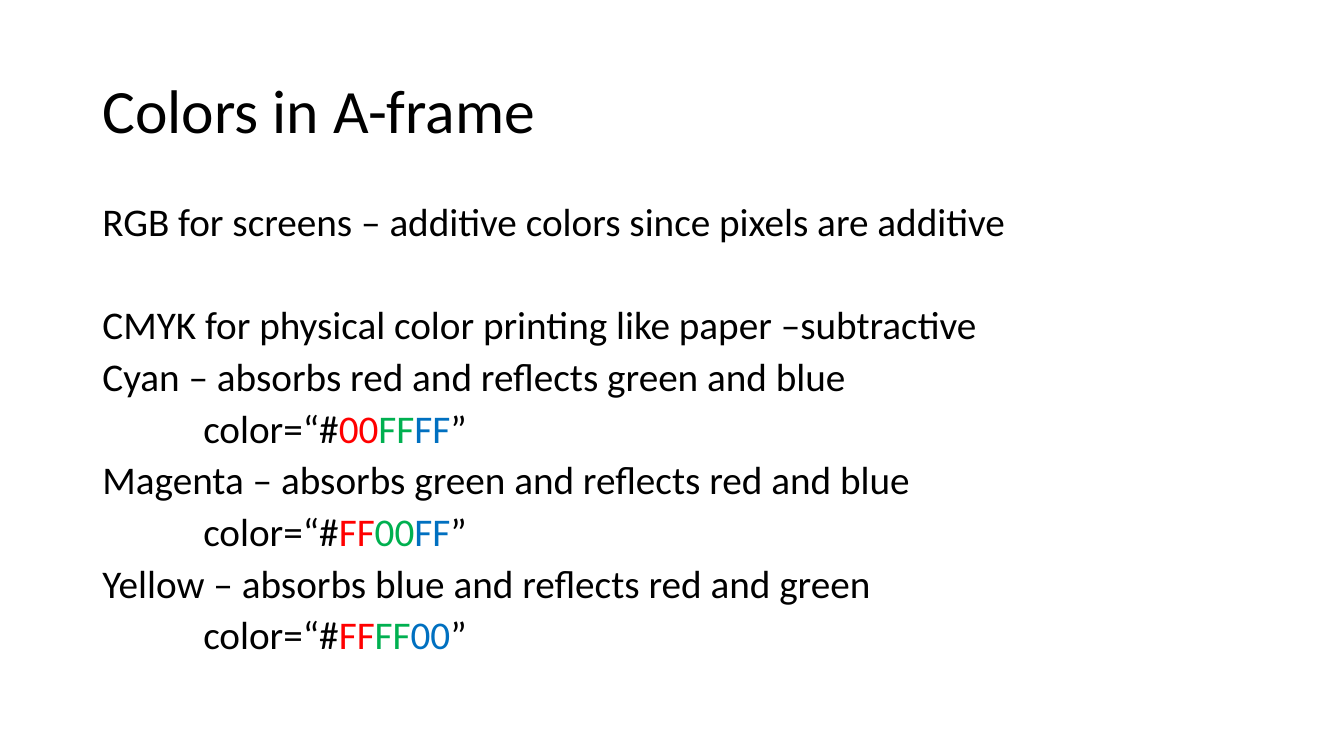
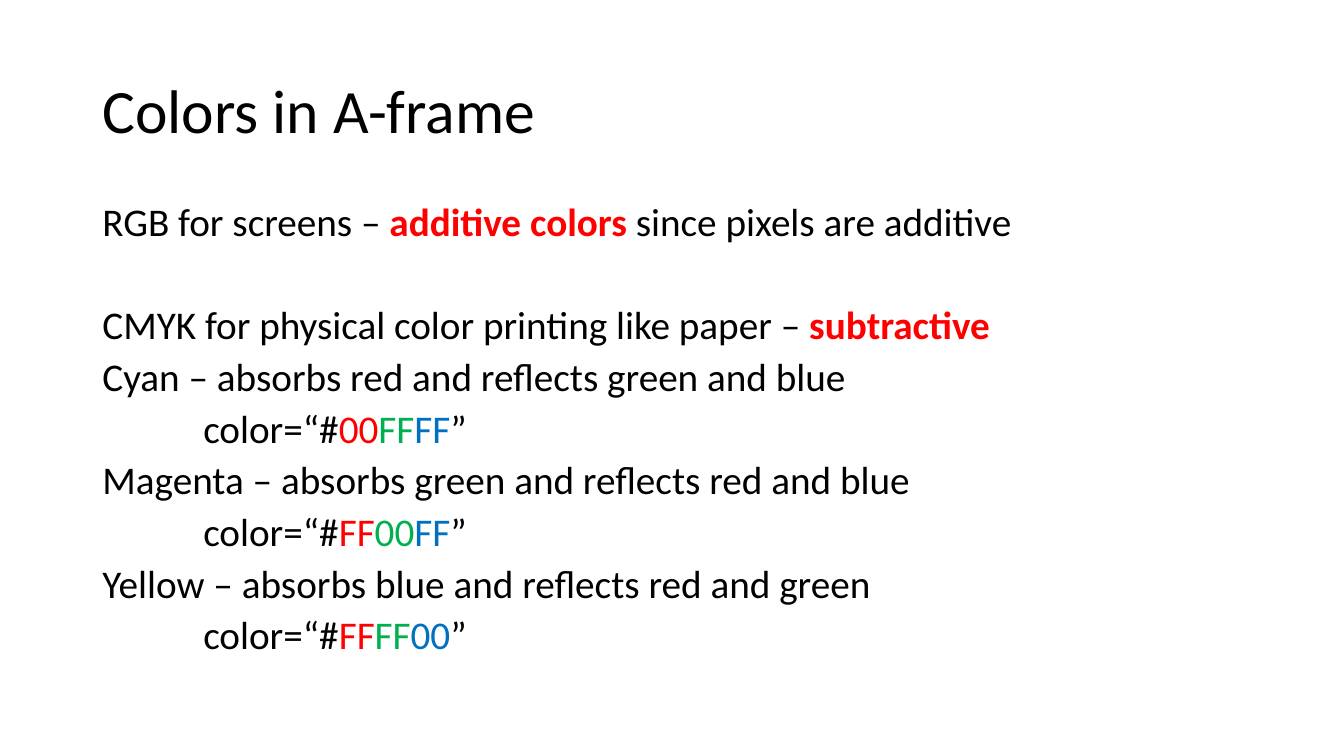
Before and after one commit to wonder-phil/UEMCON-2025, a slide deck: slide 4 of p03/A-frame-Boolean-operations.pptx. Drawn at 1344x756 pixels with LibreOffice and Linux fonts; fonts in the diff are those of the drawing. Boxes give left, top, right and bottom in pixels: in the first picture for what was removed or moved away, otherwise in the second. Text is boxed around its words. In the diff, an @@ line names an element or a change of style, - is before the commit and + after.

```diff
--- a/p03/A-frame-Boolean-operations.pptx
+++ b/p03/A-frame-Boolean-operations.pptx
@@ text at bbox=[102, 208, 1011, 243]: text colour #000000 to #FF0000, bold on in "additive colors" @@
@@ text at bbox=[102, 311, 990, 346]: spaces changed @@
-CMYK for physical color printing like paper –subtractive
+CMYK for physical color printing like paper – subtractive
```
Also in this commit, not shown: 15 other files.
